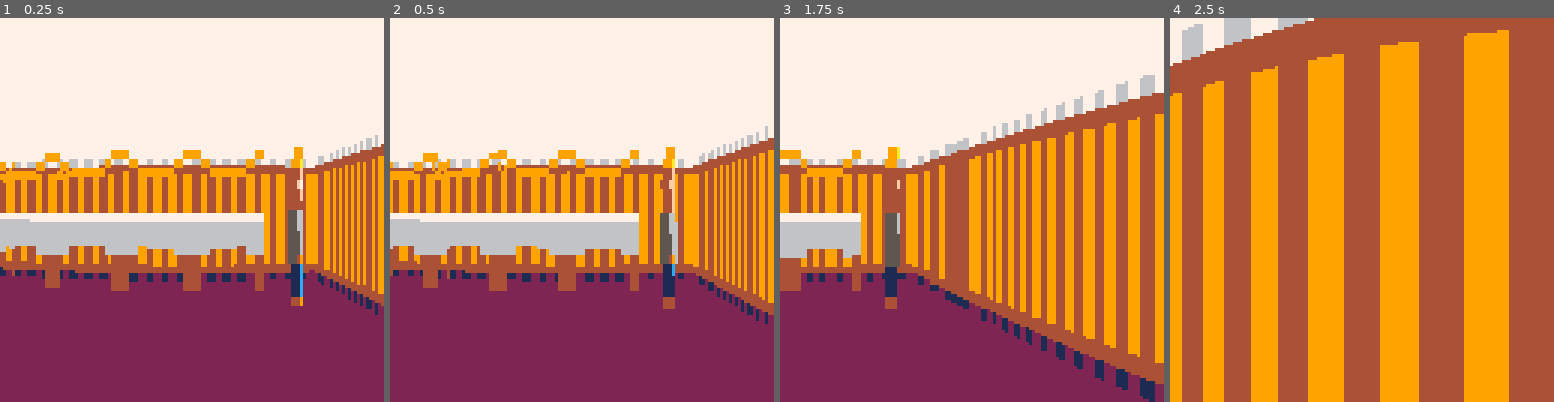
Above: before the commit, frames 1-4 (left to right).
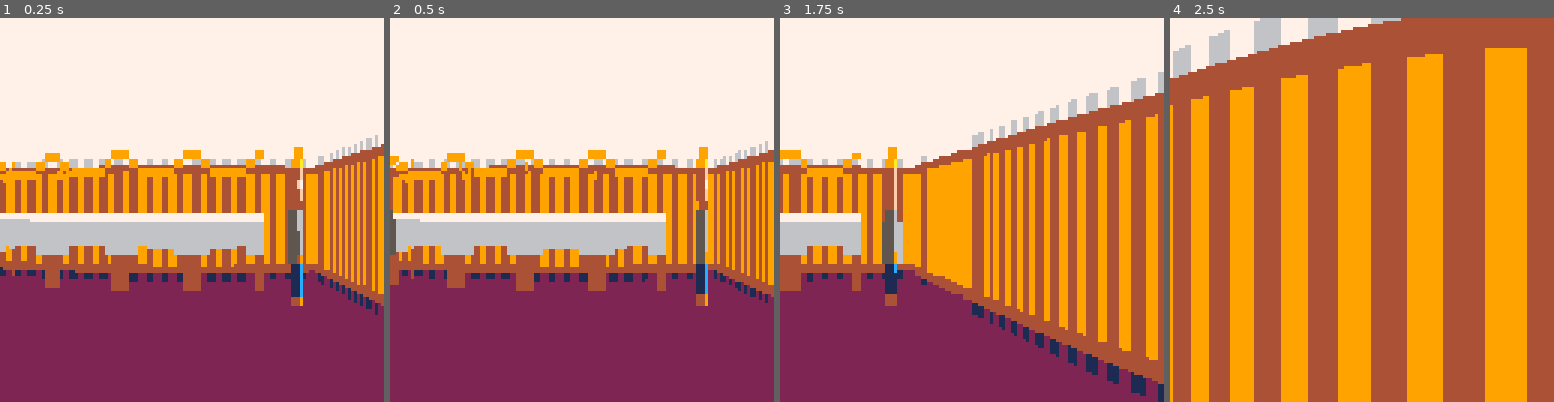
Above: after the commit, the same moments.

Repository: jcwilk/anx
Game: PICO-8 cartridge anx.p8
Two runs of this game, one before a commit and one after it. Both use one fixed random seed, a clock stepped at 60 frames per second and the inputs below.
Inputs:
- Up to frame 1 (0.25 s): no input
- Up to frame 2 (0.5 s): tap X (X key) at 0.33 s
- Up to frame 3 (1.75 s): tap O (Z key) at 0.7, 1.7 s; tap X (X key) at 1.07 s; hold Right from 1.6 s (still down)
- Up to frame 4 (2.5 s): tap X (X key) at 1.85 s; release Right at 2.1 s; tap O (Z key) at 2.1 s; hold Up 2.15-2.42 s; hold Right from 2.47 s (still down)

Frame 1 is identical in both runs. In frame 2, 21% of the frame differs, in the area x 0-100%, y 28-80%; in frame 3, 25%; in frame 4, 62%, in the area x 0-93%, y 0-100%.

Commit message:
Add reverse strafe menu item

Diff:
--- a/anx.p8
+++ b/anx.p8
@@ -639,7 +639,12 @@
 --mob=makemobile(0,makevec2d(7,-2),makeangle(-1/8))
 --mobile_pool.make(makemobile(1,makevec2d(4,-4),makeangle(rnd())))
 
-menuitem(1, "debug", function()
+reverse_strafe=false
+menuitem(1, "reverse strafe", function()
+ reverse_strafe = not reverse_strafe
+end)
+
+menuitem(2, "debug", function()
  if debug then
   debug = false
  else
@@ -693,6 +698,9 @@
  local offset = makevec2d(0,0)
  local facing = player.bearing:tovector()
  local right = makevec2d(facing.y,-facing.x)
+ if reverse_strafe then
+  right*=-1
+ end
  changed_position=false
  if btn(0) then
   changed_position=true
@@ -711,10 +719,10 @@
   tick_walking()
  end
  if btn(4) then
+  offset+=right
+ end
+ if btn(5) then
   offset-=right
- end
- if btn(5) then
-  offset+=right
  end
  local hitbox_radius=0.5
  local new_coords=player.coords+offset*0.1
--- a/main.lua
+++ b/main.lua
@@ -147,7 +147,12 @@
 --mob=makemobile(0,makevec2d(7,-2),makeangle(-1/8))
 --mobile_pool.make(makemobile(1,makevec2d(4,-4),makeangle(rnd())))
 
-menuitem(1, "debug", function()
+reverse_strafe=false
+menuitem(1, "reverse strafe", function()
+  reverse_strafe = not reverse_strafe
+end)
+
+menuitem(2, "debug", function()
   if debug then
     debug = false
   else
@@ -201,6 +206,9 @@
   local offset = makevec2d(0,0)
   local facing = player.bearing:tovector()
   local right = makevec2d(facing.y,-facing.x)
+  if reverse_strafe then
+    right*=-1
+  end
   changed_position=false
   if btn(0) then
     changed_position=true
@@ -219,10 +227,10 @@
     tick_walking()
   end
   if btn(4) then
+    offset+=right
+  end
+  if btn(5) then
     offset-=right
-  end
-  if btn(5) then
-    offset+=right
   end
   local hitbox_radius=0.5
   local new_coords=player.coords+offset*0.1
Not shown, changed: anx.p8.png
